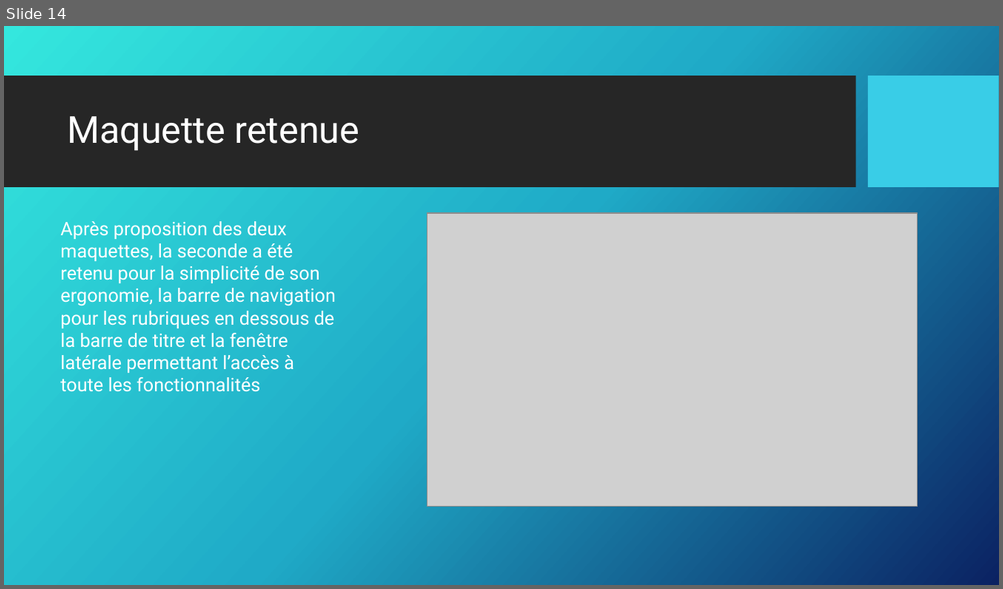
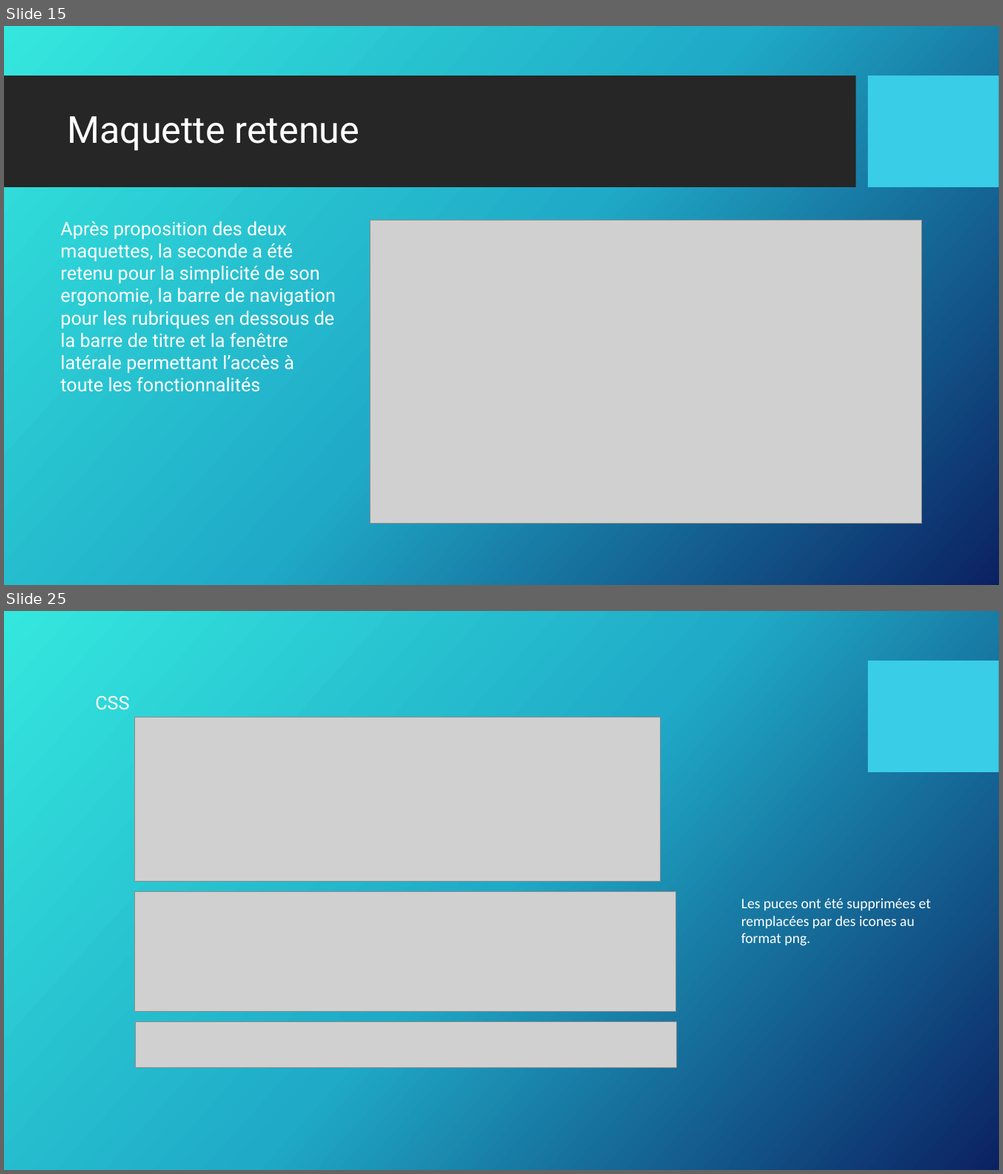
Before and after one commit to Lanagramme/NewsAntilles, a slide deck: DEVELLOPEUR WEB ET WEB MOBILE.pptx. Shown one above the other, each under a label of ours: slide 14 before the commit, slides 15 and 25 after it; the slides between them are not shown. The pictures are 1003x589 and 1003x1174 pixels, drawn with LibreOffice and Linux fonts; fonts in the diff are those of the drawing; grey boxes stand for pictures; background and template pictures are left out. Boxes give left, top, right and bottom in pixels: in the first picture for what was removed or moved away, otherwise in the second. Text is boxed around its words. In the diff, an @@ line names an element or a change of style, - is before the commit and + after.

```diff
--- a/DEVELLOPEUR WEB ET WEB MOBILE.pptx
+++ b/DEVELLOPEUR WEB ET WEB MOBILE.pptx
@@ slide 25 added at <box>4,611,999,1170</box>, background picture (left out); not listed: 1 template element that a slide beside it also shows @@
@@ text added at <box>95,696,129,710</box>, 18 pt, text #FFFFFF @@
+CSS
@@ picture added at <box>134,718,660,882</box> @@
@@ picture added at <box>134,891,675,1012</box> @@
@@ text added at <box>741,898,930,946</box>, 14 pt, text #FFFFFF @@
+Les puces ont été supprimées et remplacées par des icones au format png.
@@ picture added at <box>135,1023,676,1068</box> @@
@@ what was slide 14 is now slide 15 @@
@@ slide 15 changed as well @@
@@ picture: place and size @@
-picture at <box>427,213,917,507</box>
+picture at <box>370,220,922,524</box>
```
Also in this commit, not shown: 5 other slides changed, 15 other slides added, 2 slides removed.
